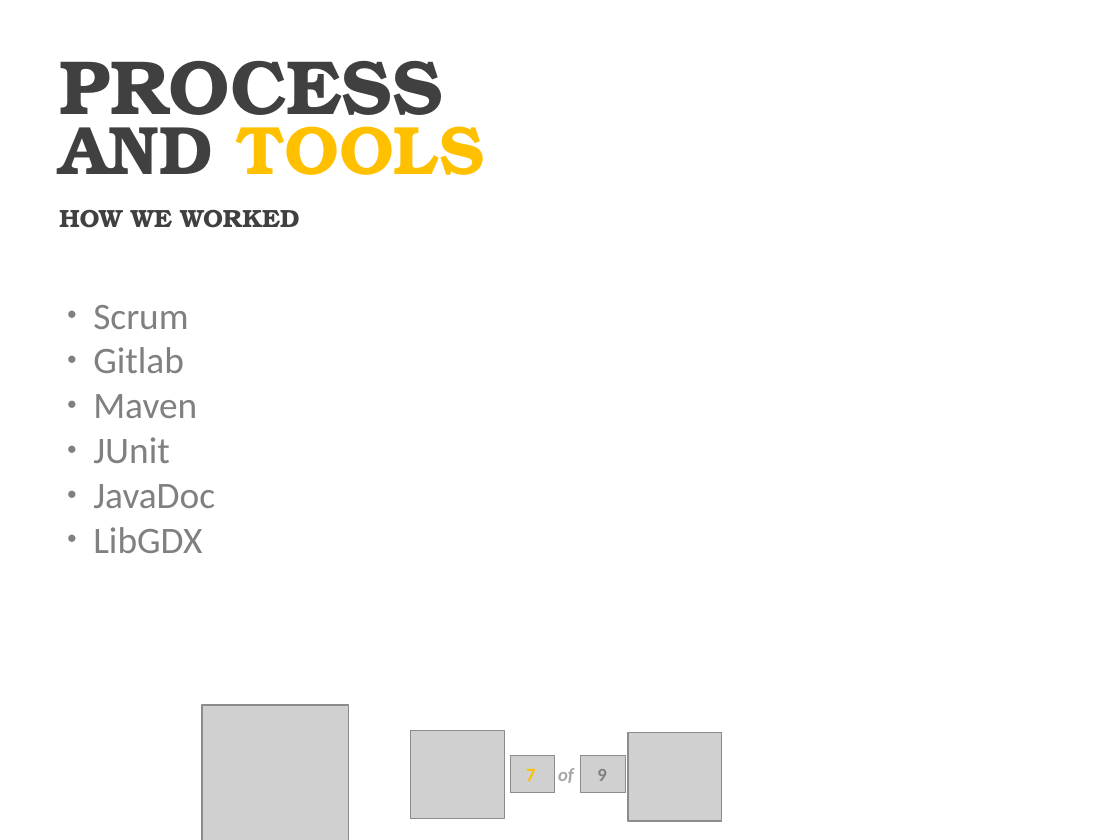
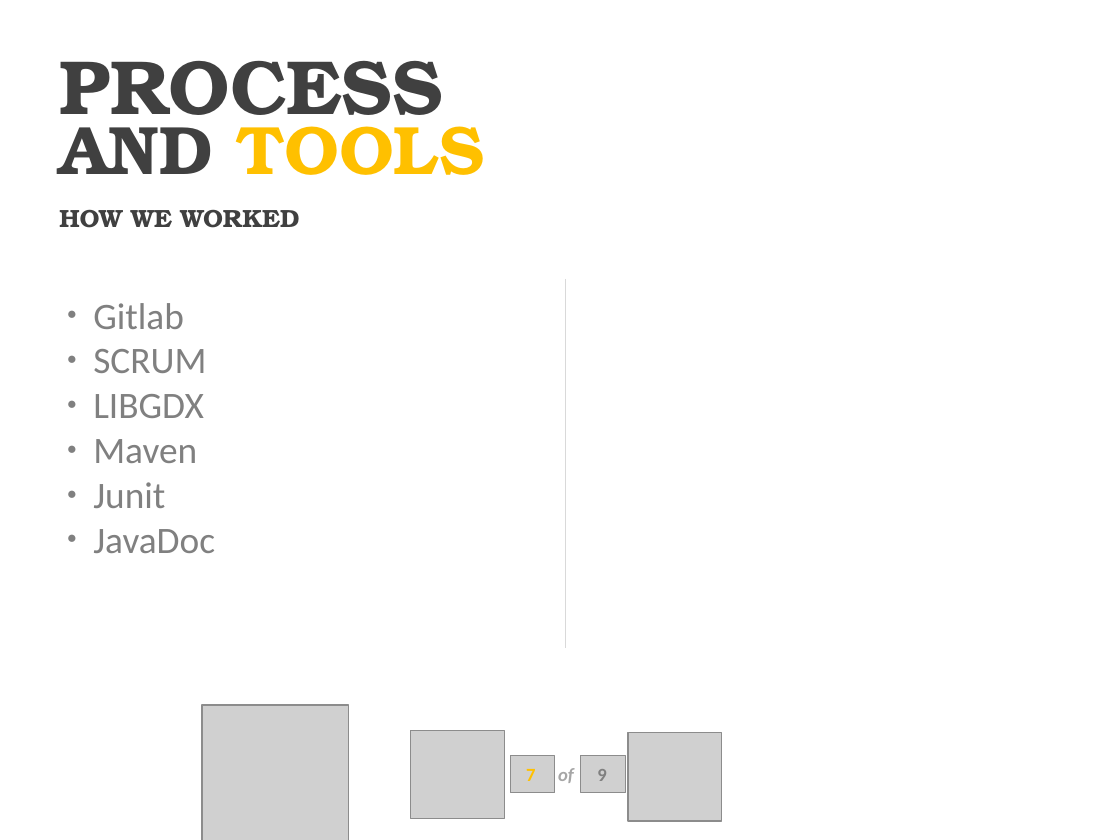
Before and after one commit to luringens/DoodleChess, a slide deck: slide 7 of docs/presentation/Presentasjon oblig3.pptx. Drawn at 1120x840 pixels with LibreOffice and Linux fonts; fonts in the diff are those of the drawing; grey boxes stand for pictures; background and template pictures are left out. Boxes give left, top, right and bottom in pixels: in the first picture for what was removed or moved away, otherwise in the second. Text is boxed around its words. In the diff, an @@ line names an element or a change of style, - is before the commit and + after.

```diff
--- a/docs/presentation/Presentasjon oblig3.pptx
+++ b/docs/presentation/Presentasjon oblig3.pptx
@@ line added from (566, 279) to (566, 648), #D9D9D9 0.75 pt @@
@@ line added from (567, 279) to (567, 648), #FFFFFF 0.75 pt @@
@@ text at (93,305,188,329): paragraph removed @@
-● Scrum
@@ text at (93,349,206,418): paragraphs added @@
+● SCRUM
+● LIBGDX
@@ text at (93,482,165,508): text changed @@
-● JUnit
+● Junit
@@ text at (93,527,202,553): paragraph removed @@
-● LibGDX
```
Also in this commit, not shown: 5 other slides changed, 2 slides added.
